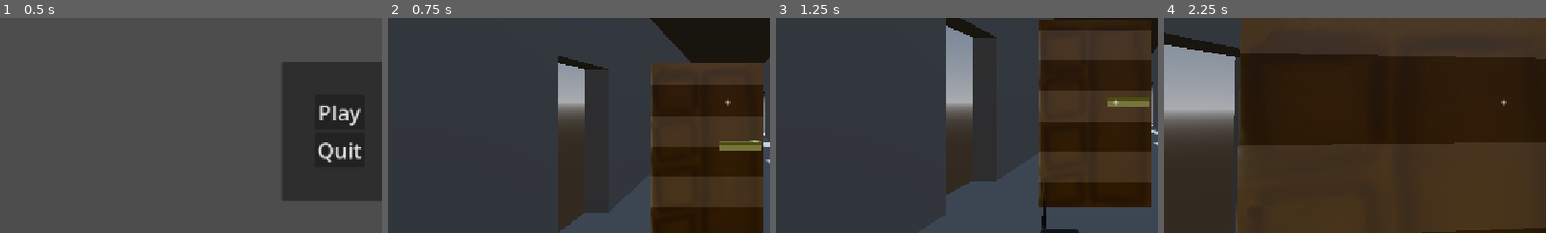
Above: before the commit, frames 1-4 (left to right).
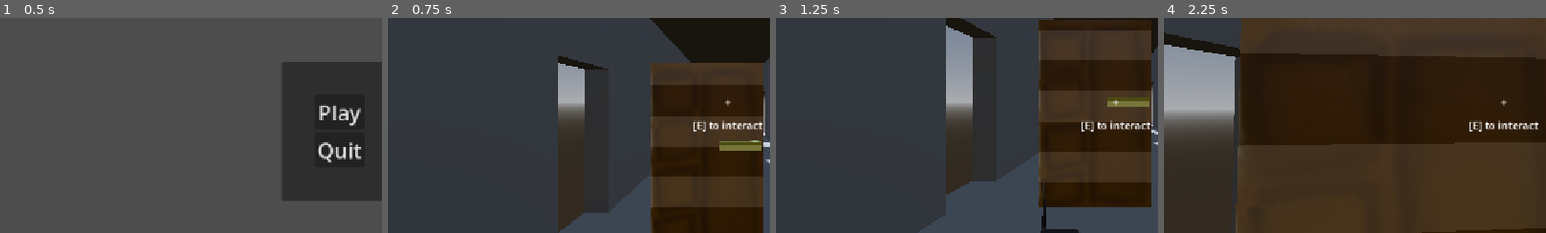
Above: after the commit, the same moments.

Repository: Krikmann/MachineGhost
Game: Godot game, scene res://Content/Menus/MainMenu/main_menu.tscn
Same seed, same stepped clock (60 frames per second), same inputs: the game is played once before the commit and once after it.
Inputs (mouse positions are % of the whole screen's width and height, from its top left):
- Up to frame 1 (0.5 s): no input
- Up to frame 2 (0.75 s): click "Play" at 0.5 s
- Up to frame 3 (1.25 s): no input
- Up to frame 4 (2.25 s): move the mouse to (55, 50) at 1.27 s; hold E (interact) 1.28-2.03 s; hold W (up) from 1.28 s (still down); tap Space (jump) at 1.52 s; move the mouse to (45, 50) at 2.02 s; tap E (interact) at 2.1 s
The pictures show only the part of the screen within x 6-56%, y 30-80%; the shares and areas given below are measured in that part.

Frame 1 is identical in both runs. In frame 2, 0.4% of the frame differs, in the area x 80-98%, y 47-53%; in frame 3, 0.4%; in frame 4, 0.5%.

Commit message:
Made interaction text and interaction to rely on can_interact var

Diff:
--- a/ghost-machine/Content/Player/Interaction.gd
+++ b/ghost-machine/Content/Player/Interaction.gd
@@ -5,18 +5,44 @@
 var collider
 var last_collider
 
+var CanInteractVar : String = "can_interact"
 
 func _physics_process(delta: float) -> void:
 	if is_colliding():
 		collider = get_collider()
+
+		if CanInteractVar in collider:
+			if collider.get(CanInteractVar) == true:
+				# Can currently interact with object
+
+				_set_overlay_strength(collider, 1.0)
+				if collider and collider.has_method("interact"):
+					Services.hud.show_interactiontext()
+				else:
+					Services.hud.hide_interactiontext()
+
+				if last_collider != collider:
+					_set_overlay_strength(last_collider, 0.0)
+					last_collider = collider
+			else:
+				# Cant currently interact with object
+				return
+
 		_set_overlay_strength(collider, 1.0)
+
+		if collider and collider.has_method("interact"):
+			Services.hud.show_interactiontext()
+		else:
+			Services.hud.hide_interactiontext()
+
 		if last_collider != collider:
 			_set_overlay_strength(last_collider, 0.0)
 			last_collider = collider
 
 
 	else:
-		if not collider: return
+		if not collider:
+			Services.hud.hide_interactiontext()
 		_set_overlay_strength(collider, 0.0)
 		collider = null
 
@@ -24,7 +50,11 @@
 func _unhandled_input(event: InputEvent) -> void:
 	if event.is_action_pressed("interact"):
 		if collider and collider.has_method("interact"):
-			collider.interact()
+			if CanInteractVar in collider:
+				if collider.get(CanInteractVar) == true:
+					collider.interact()
+			else:
+				collider.interact()
 
 
 func _set_overlay_strength(target_node: Node3D, strength: float) -> void:
--- /dev/null
+++ b/ghost-machine/Content/Player/hud.gd
@@ -0,0 +1,16 @@
+class_name HUD extends CanvasLayer
+
+@export var interaction_label: Label
+
+# Called when the node enters the scene tree for the first time.
+func _ready() -> void:
+	Services.hud = self
+
+
+func show_interactiontext() -> void:
+	if interaction_label:
+		interaction_label.visible = true
+
+func hide_interactiontext() -> void:
+	if interaction_label:
+		interaction_label.visible = false
--- a/ghost-machine/Content/Player/hud.tscn
+++ b/ghost-machine/Content/Player/hud.tscn
@@ -1,6 +1,10 @@
 [gd_scene format=3 uid="uid://cbob4ecemygu5"]
 
-[node name="HUD" type="CanvasLayer" unique_id=1781044374]
+[ext_resource type="Script" uid="uid://bky2dj0mhk23g" path="res://Content/Player/hud.gd" id="1_fi4k0"]
+
+[node name="HUD" type="CanvasLayer" unique_id=1781044374 node_paths=PackedStringArray("interaction_label")]
+script = ExtResource("1_fi4k0")
+interaction_label = NodePath("CenterContainer/InteractionLabel")
 
 [node name="CenterContainer" type="CenterContainer" parent="." unique_id=1184168279]
 anchors_preset = 15
@@ -13,3 +17,12 @@
 [node name="Label" type="Label" parent="CenterContainer" unique_id=724636993]
 layout_mode = 2
 text = "+"
+
+[node name="InteractionLabel" type="Label" parent="CenterContainer" unique_id=2144008486]
+visible = false
+layout_mode = 2
+offset_transform_enabled = true
+offset_transform_position_ratio = Vector2(0, 1.53)
+text = "[E] to interact"
+horizontal_alignment = 1
+vertical_alignment = 1
--- a/ghost-machine/Services.gd
+++ b/ghost-machine/Services.gd
@@ -1,3 +1,4 @@
 extends Node
 
 var player: Player
+var hud: HUD
Not shown, added: ghost-machine/Content/Player/hud.gd.uid
